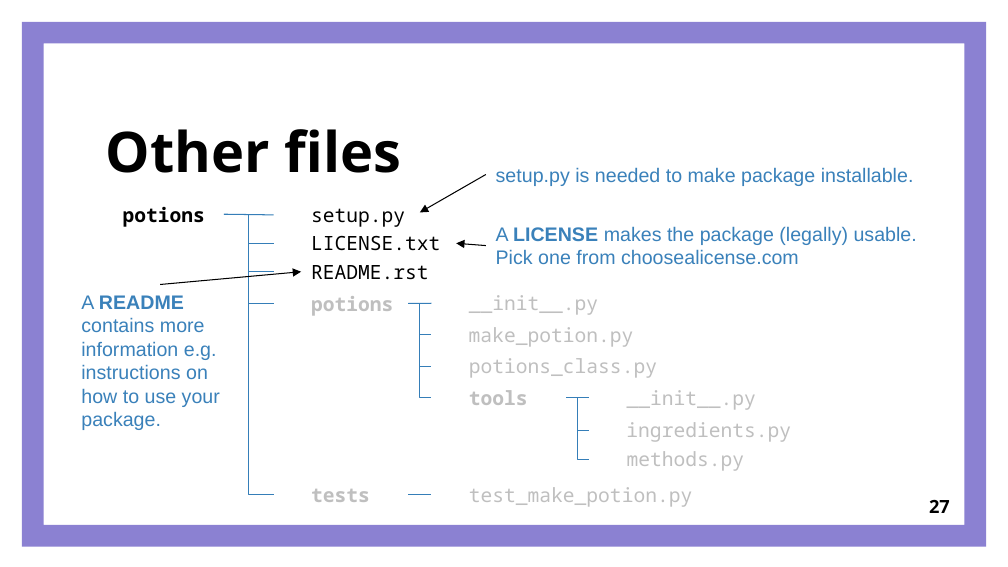
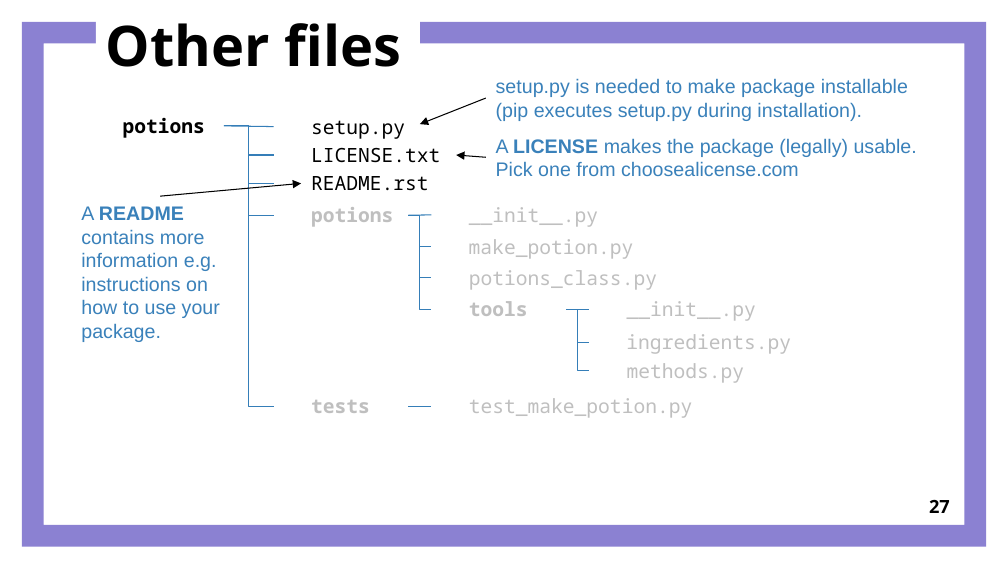
Before and after one commit to joejoeyjoseph/2019-camerino-ODD, a slide deck: slide 27 of materials/ODD_presentation.pptx. Drawn at 1008x567 pixels with LibreOffice and Linux fonts; fonts in the diff are those of the drawing. Boxes give left, top, right and bottom in pixels: in the first picture for what was removed or moved away, otherwise in the second. Text is boxed around its words. In the diff, an @@ line names an element or a change of style, - is before the commit and + after.

```diff
--- a/materials/ODD_presentation.pptx
+++ b/materials/ODD_presentation.pptx
@@ title "Other files": place and size @@
-title "Other files" at (106,129,401,173)
+title "Other files" at (106,23,401,67)
@@ title "Other files" at (106,23,401,67): vertical alignment bottom to top @@
@@ text at (496,78,908,121): text changed @@
-setup.py is needed to make package installable.
+setup.py is needed to make package installable
+(pip executes setup.py during installation).
@@ arrow moved from (486, 174) - (420, 213) to (486, 98) - (420, 124) @@
@@ 13 texts, 9 elbow lines, 8 rectangles, 4 lines, 2 arrows: place and size @@
-13 texts, 9 elbow lines, 8 rectangles, 4 lines, 2 arrows at (123,194,917,516)
+13 texts, 9 elbow lines, 8 rectangles, 4 lines, 2 arrows at (123,106,917,427)
@@ 4 rectangles, 3 texts: place and size @@
-4 rectangles, 3 texts at (81,282,791,452)
+4 rectangles, 3 texts at (81,195,791,364)
```
Also in this commit, not shown: 28 other slides changed, 2 slides added, 3 slides removed, 2 other files.
